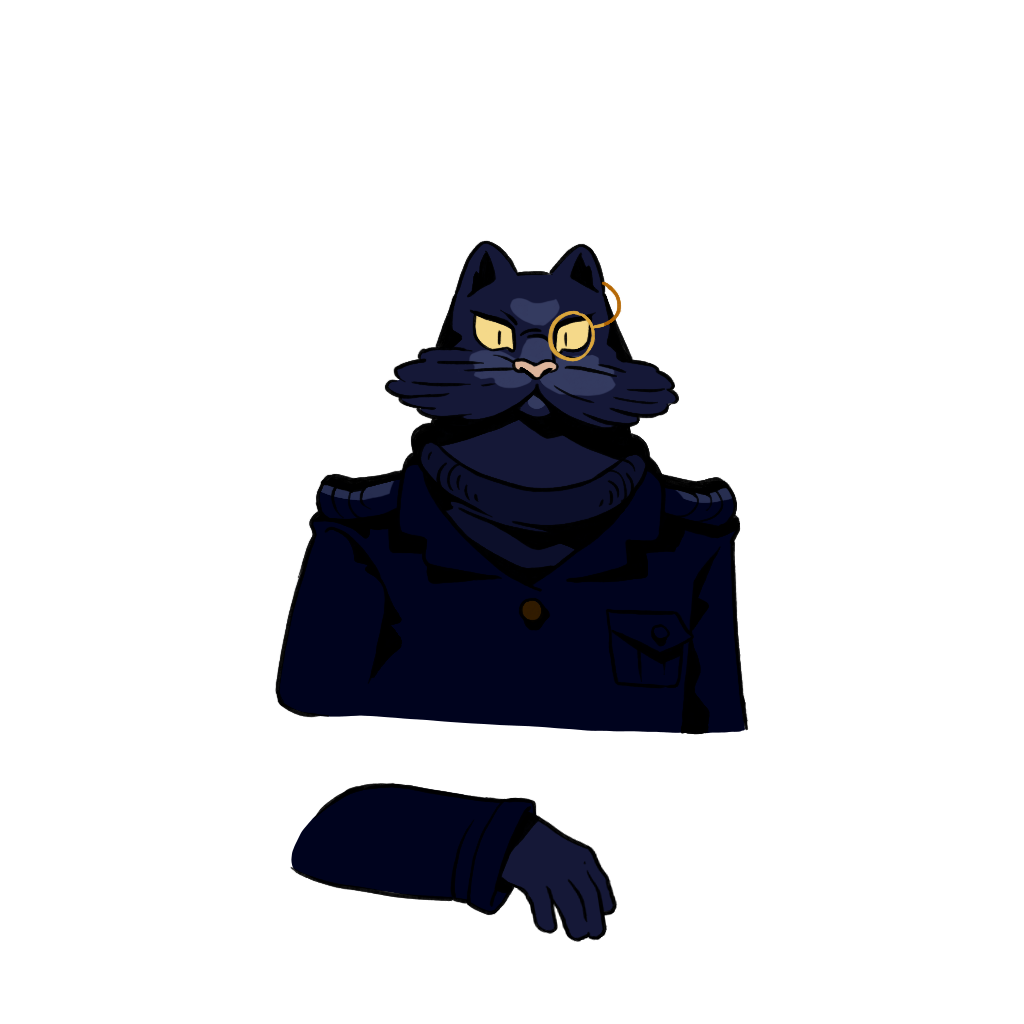
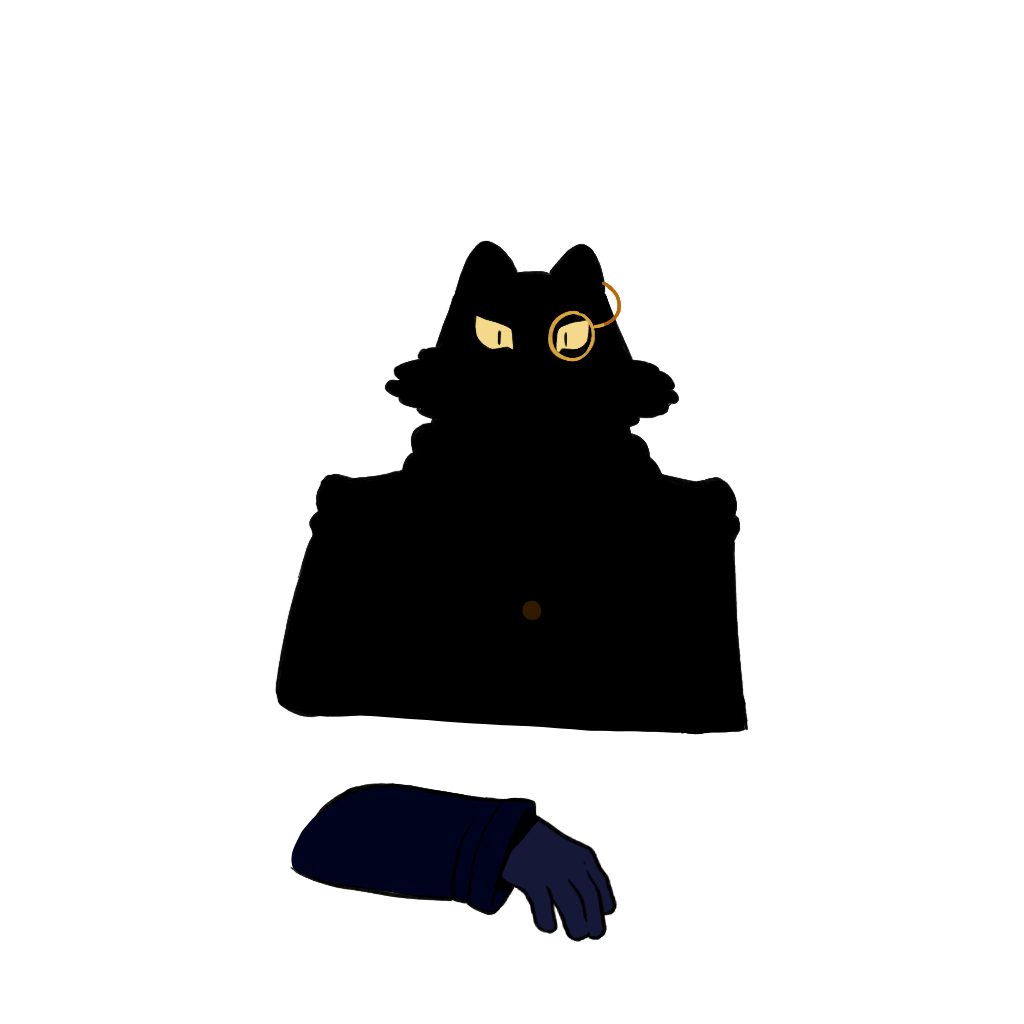
Layer changes from the first 1024x1024 image to the second:
hid "Layer 4" over <box>512,359,558,379</box>
hid "hightligh" over <box>319,291,734,504</box>
hid "fur" over <box>330,242,728,490</box>
hid "turtleneck" over <box>379,293,722,579</box>
painted on "Layer 2" over <box>279,242,745,734</box>
